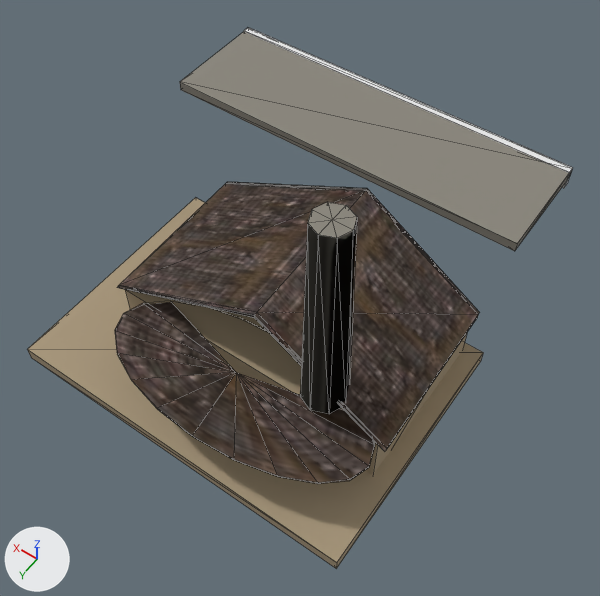
The glTF model assets/dist/dweller_building_workshop/lod2.glb, before and after one commit.
Camera for both pictures: a 50 mm lens placed at (-2.49, 3.32, 5.65), pointed at (-0.34, 0.3, 0.91). The axes (+X, +Y, +Z) are drawn at lower left. The lights are the same throughout. The picture after the commit comes second. Mesh edges are drawn as thin lines. Vertices at exactly the same position are counted once.

Script lines for the objects in view, before the commit:
```python
me_dweller_building_workshop = bpy.data.meshes.new('dweller_building_workshop')
me_dweller_building_workshop.from_pydata(...)  # 119 vertices, 166 faces; spans x -1.5..1.5, y -1.5..1.5, z 0.0..2.5
# faces by material slot: [44, 86, 12, 24]
me_dweller_building_workshop.materials.append(mat_metal)  # grey #8a867c
me_dweller_building_workshop.materials.append(mat_roof)  # picture img_roof_diffuse
me_dweller_building_workshop.materials.append(mat_team_trim)  # white #e7e7e7
me_dweller_building_workshop.materials.append(mat_wall_proxy)  # beige #a9987c
ob_dweller_building_workshop = bpy.data.objects.new('dweller_building_workshop', me_dweller_building_workshop)
ob_dweller_building_workshop.location = (0.0, 0.0, 0.0)
```
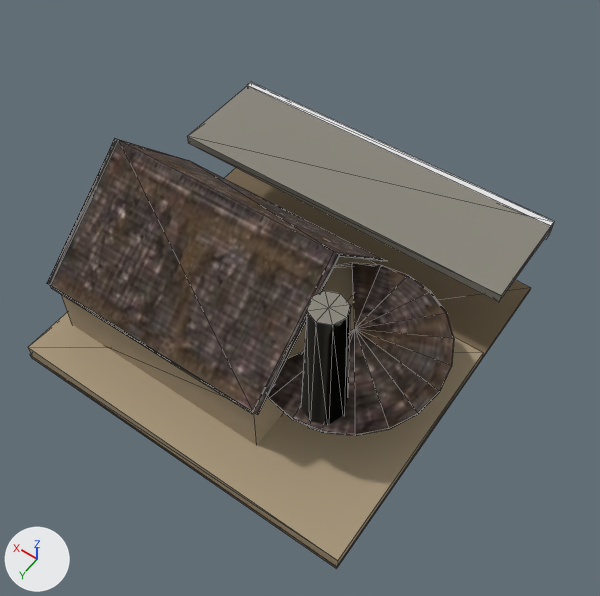
The change, as a list of edits to the scene's bpy script:
```text
Add mat_dirt:
    mat_dirt = principled_material('dirt')
    mat_dirt.base_color = (0.195, 0.144, 0.0844)  # brown #7a6a52
    mat_dirt.roughness = 1.0
Change me_dweller_building_workshop:
    used by ob_dweller_building_workshop; location = (0.0, 0.0, 0.0)
    remove me_dweller_building_workshop.from_pydata(...)  # 119 vertices, 166 faces; spans x -1.5..1.5, y -1.5..1.5, z 0.0..2.5
    add me_dweller_building_workshop.from_pydata(...)  # 127 vertices, 178 faces; spans x -1.5..1.5, y -1.5..1.5, z 0.0..1.75
    me_dweller_building_workshop part 1: the loose piece of 8 vertices spanning x -1.5..1.5, y -1.5..-0.6, z 1.35..1.43 is moved by (0.0, 0.0, -0.57)
    me_dweller_building_workshop part 2: a new loose piece, an 8-sided cut cone along z (radius 0.17 at the low end, 0.13 at the high end) spanning x -1.07..-0.73, y 0.63..0.97, z 0.55..1.75, in mat_metal (grey #8a867c)
    me_dweller_building_workshop part 3: the loose piece of 41 vertices spanning x -1.4..0.82, y 0.49..1.5, z 0.57..0.75 is multiplied about its middle by the matrix ((0.0, -1.428, 0.0), (0.693, 0.0, 0.0), (0.0, 0.0, 1.098)), then moved by (-0.49, -0.75, 0.06)
    me_dweller_building_workshop part 4: the loose piece of 8 vertices spanning x -1.5..1.5, y -1.5..-1.44, z 1.28..1.44 is moved by (0.0, 0.0, -0.57)
    me_dweller_building_workshop part 5: a new loose piece, a box spanning x -0.53..1.38, y -0.49..1.12, z 0.0..0.64, in mat_wall_proxy (beige #a9987c)
    me_dweller_building_workshop part 6: a new loose piece, a box spanning x -1.5..1.5, y -0.59..1.49, z 0.0..0.13, in mat_wall_proxy (beige #a9987c)
    me_dweller_building_workshop part 7: the loose piece of 28 vertices spanning x -1.43..1.04, y -0.56..0.86, z 0.59..1.32 is rebuilt with 28 vertices and now spans x -0.59..1.44, y -0.54..1.17, z 0.64..1.45
    me_dweller_building_workshop part 8: the loose piece of 18 vertices spanning x -1.07..-0.73, y 0.63..0.97, z 0.8..2.5 is deleted
    me_dweller_building_workshop part 9: the loose piece of 8 vertices spanning x -1.35..0.97, y -0.52..0.82, z 0.0..0.59 is deleted
    me_dweller_building_workshop part 10
    6 vertices are removed from x -1.5..1.5, y -0.6..1.5, z 0.0..0.12
    12 faces are deleted
    6 vertices are added at (-1.5, -1.5, 0.04), (-1.5, 1.5, 0.04), (-1.5, -1.5, 0.0), (1.5, -1.5, 0.04), (1.5, 1.5, 0.04), (1.5, -1.5, 0.0)
    12 new faces join them, mat_dirt (brown #7a6a52)
    add me_dweller_building_workshop.materials.append(mat_dirt)  # brown #7a6a52
```

Pixel boxes [x1, y1, x2, y2] of what changed, in the pictures (600 x 596 px; the box of a moved part takes in the faces that stretch with it):
'dweller_building_workshop', reshaped (10% shorter): before [27, 28, 573, 569]; after [28, 82, 554, 569]
part 1 of me_dweller_building_workshop, moved or reshaped: before [180, 32, 572, 251]; after [187, 86, 553, 302]
part 2 of me_dweller_building_workshop, added: after [301, 291, 350, 430]
part 3 of me_dweller_building_workshop, moved or reshaped: before [115, 302, 375, 484]; after [268, 263, 454, 436]
part 4 of me_dweller_building_workshop, moved or reshaped: before [244, 28, 573, 188]; after [247, 82, 554, 240]
part 5 of me_dweller_building_workshop, added: after [61, 256, 377, 445]
part 6 of me_dweller_building_workshop, added (beige): after [28, 313, 483, 567]
part 7 of me_dweller_building_workshop, rebuilt (7% narrower): before [117, 182, 480, 452]; after [47, 139, 386, 415]
part 8 of me_dweller_building_workshop, deleted: before [300, 202, 357, 414]
part 9 of me_dweller_building_workshop, deleted: before [125, 290, 467, 475]
part 10 of me_dweller_building_workshop, moved or reshaped: before [27, 198, 483, 569]; after [30, 168, 531, 569]
